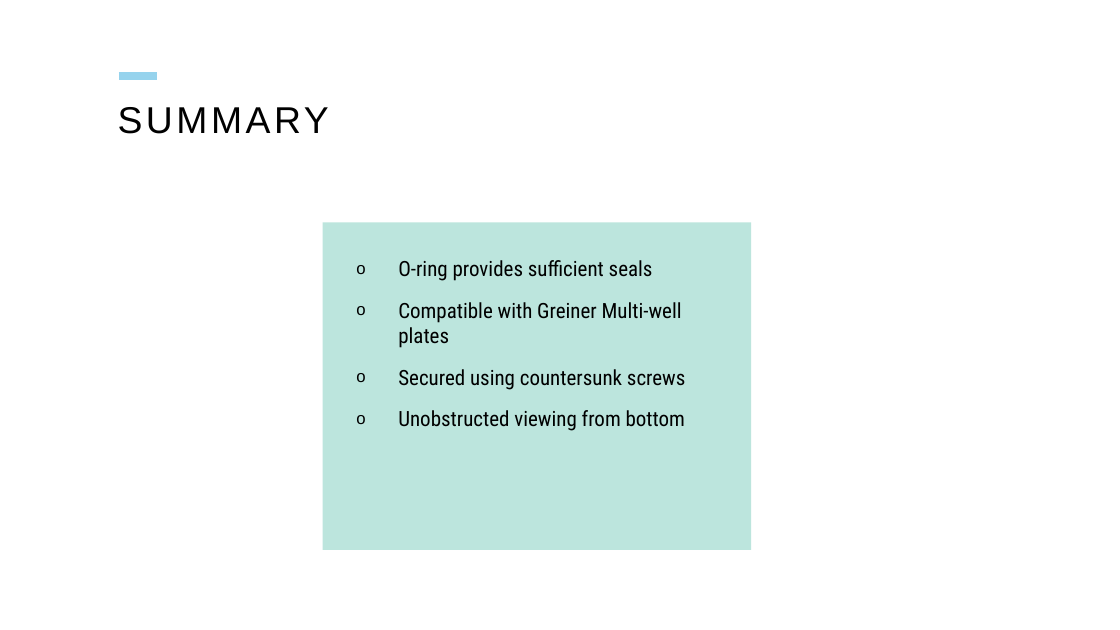
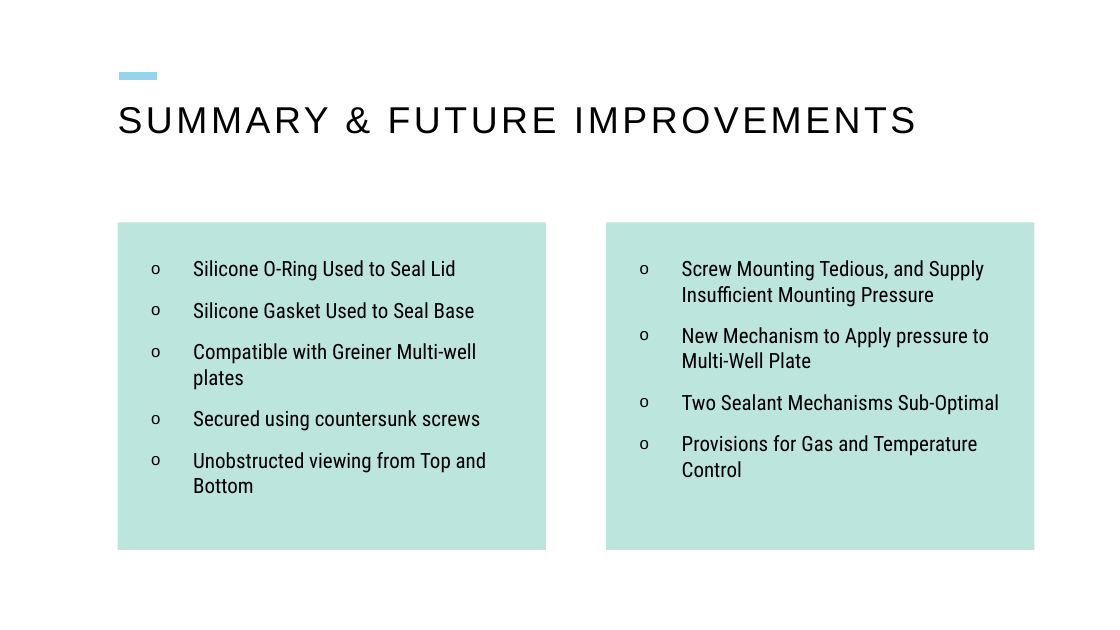
Before and after one commit to KLPJOA002/BSL-3-Stage-Top-Incubator, a slide deck: slide 6 of Onboarding_Presentation.pptx. Drawn at 1120x630 pixels with LibreOffice and Linux fonts; fonts in the diff are those of the drawing. Boxes give left, top, right and bottom in pixels: in the first picture for what was removed or moved away, otherwise in the second. Text is boxed around its words. In the diff, an @@ line names an element or a change of style, - is before the commit and + after.

```diff
--- a/Onboarding_Presentation.pptx
+++ b/Onboarding_Presentation.pptx
@@ title at <box>118,107,915,134</box>: text changed @@
-SUMMARY
+SUMMARY & FUTURE IMPROVEMENTS
@@ text "Silicone O-Ring Used to Seal ...": place and size @@
-text "Silicone O-Ring Used to Seal ..." at <box>323,223,751,550</box>
+text "Silicone O-Ring Used to Seal ..." at <box>118,223,546,550</box>
@@ rectangle added at <box>607,223,1035,550</box>, fill #BCE5DD, 18 pt, text #000000 @@
+o Screw Mounting Tedious, and Supply Insufficient Mounting Pressure
+o New Mechanism to Apply pressure to Multi-Well Plate
+o Two Sealant Mechanisms Sub-Optimal
+o Provisions for Gas and Temperature Control
@@ text at <box>193,260,475,319</box>: text changed @@
-o O-ring provides sufficient seals
+o Silicone O-Ring Used to Seal Lid
+o Silicone Gasket Used to Seal Base
@@ text at <box>193,452,487,494</box>: text changed @@
-o Unobstructed viewing from bottom
+o Unobstructed viewing from Top and Bottom
```
Also in this commit, not shown: 15 other files.
